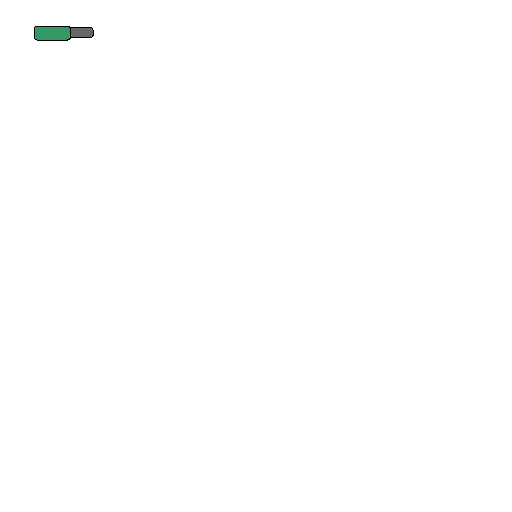
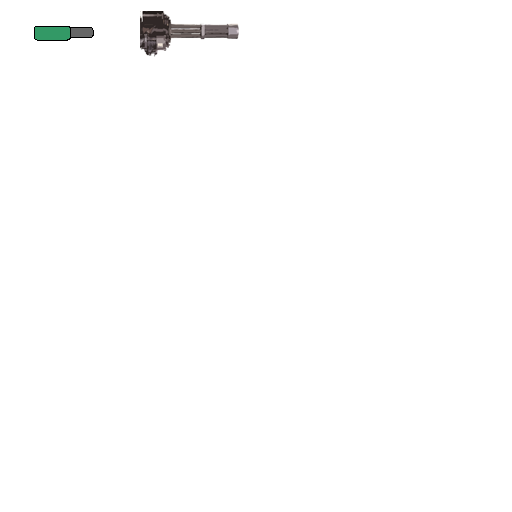
Revision of a layered w=512, h=512 image; what changed, layer by layer:
added layer "MiniGun" above "Generic Gun" over [140, 11, 239, 57]
